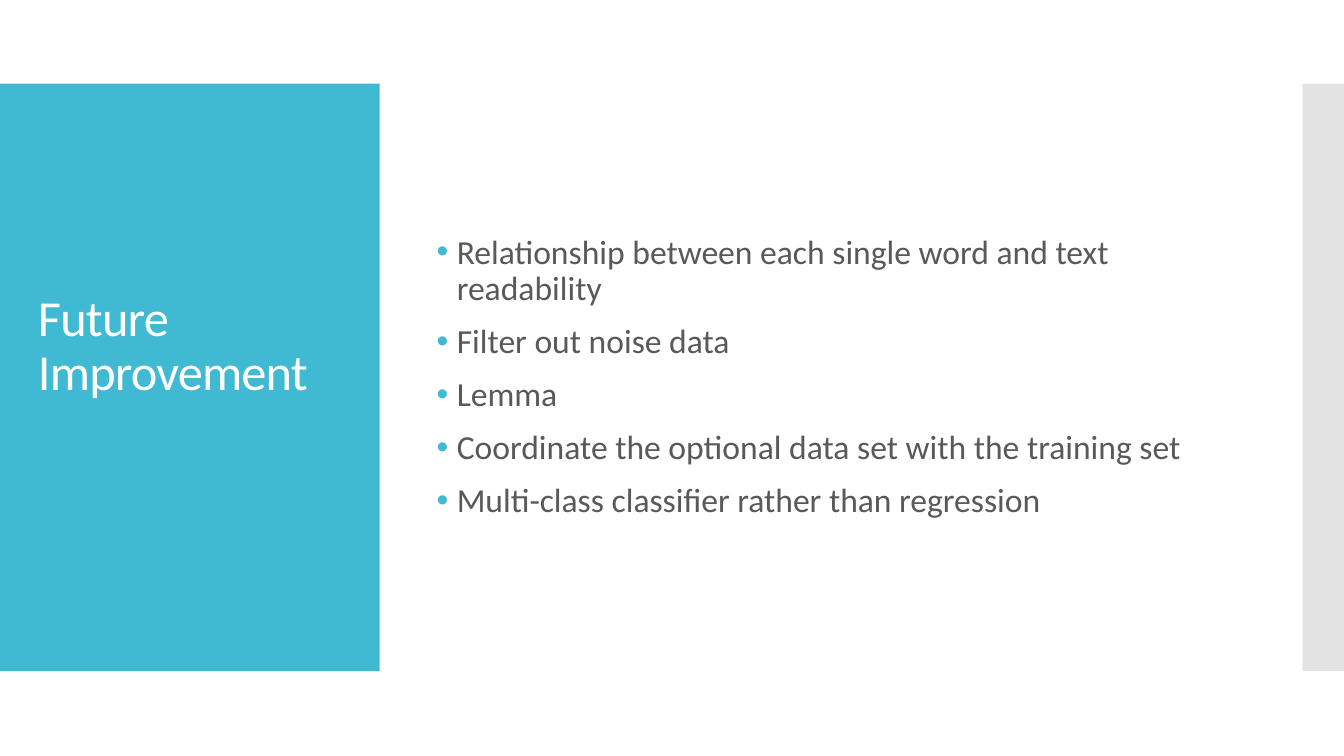
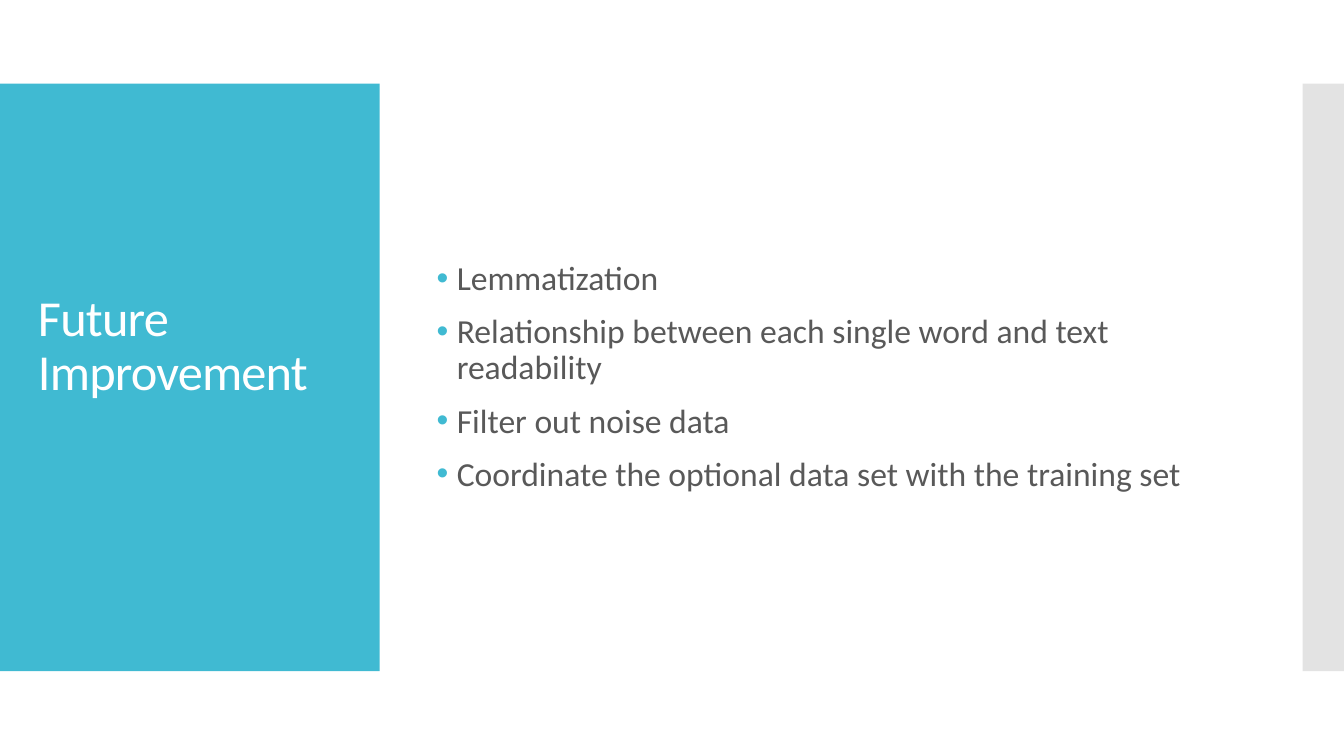
Before and after one commit to alexhby/NLP, a slide deck: slide 17 of presentation.pptx. Drawn at 1344x756 pixels with LibreOffice and Linux fonts; fonts in the diff are those of the drawing. Boxes give left, top, right and bottom in pixels: in the first picture for what was removed or moved away, otherwise in the second. Text is boxed around its words. In the diff, an @@ line names an element or a change of style, - is before the commit and + after.

```diff
--- a/presentation.pptx
+++ b/presentation.pptx
@@ text at <box>457,267,659,290</box>: paragraph added @@
+• Lemmatization
@@ text at <box>457,384,558,406</box>: paragraph removed @@
-• Lemma
@@ text at <box>457,488,1040,518</box>: paragraph removed @@
-• Multi-class classifier rather than regression
```
Also in this commit, not shown: 4 other slides changed.
